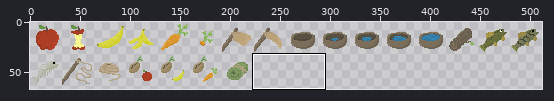
Edited in one commit: sprite sheet (Resources/Textures/Textures_Icones.png). The picture above shows the old version from afar; the outline marks the close-up.
Close-up. As it was:
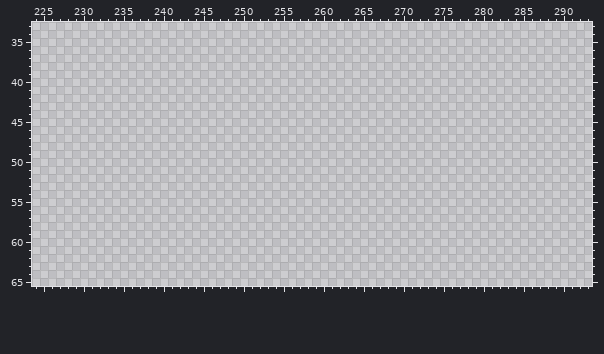
The file is 512x512 pixels. Colours within 5 levels of each other are drawn and written as one. Shown: x 224..293, y 33..65. The wide view leaves out empty margins.
Palette (. is transparent): 
The same view after the edit:
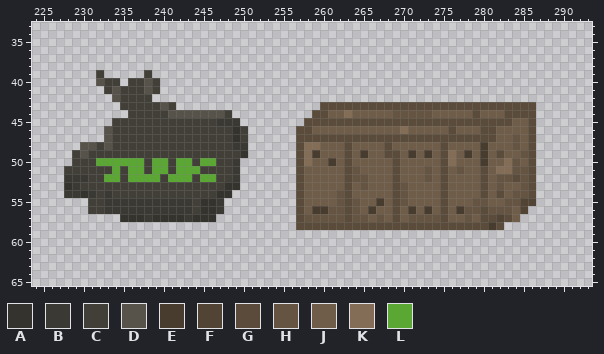
Colours new in this view: A #35332e  B #3b3933  C #423f39  D #57534b  E #483c2f  F #514435  G #5a4b3b  H #655442  J #705d49  K #846d56  L #5aa734
Commit: Added compost box and bag item icons
What changed:
Changed rows in their new state; - is an unchanged pixel.
first column x 228:
39 ----C-----C------------------------------------------------
40 ----DCC-CCDC-----------------------------------------------
41 -----CDCCCDC-----------------------------------------------
42 ------DCCCC------------------------------------------------
43 -------CCCCCDC------------------GGGGGGGGGGGGGGGGGGGGGGGGGGG
44 --------CCCCCDDDDDDDC----------GGJJKJJJJJHHHHHJJJJJGJJJGGGG
45 ------CCCCCCCCCCCCCBBB--------GGGGGGGGGGGGGGGGGGGGGGGGGGJJG
46 -----DCCCCCCCCCCCCCCCAC------GGJJJJJJJJJJJKJJJJJGJJJGGJJJJG
47 -----DCCCCCCCCCCCCCCCAC------GGGGGGGGGGGGGGGGGGGGGGGGGJJHJG
48 --DDCDCCCCCCCCCCCCCCCBB------GKKJJJGJJJJGJJJJJJGJJJJEJJJHJG
49 -CDCCCCCCCCCCCCCCCCCCCA------GKEJJJGJEJJGGJEJEJGKJEJEJGJJHG
50 -CCCLLLLLLCLLCLLCLLCCB-------GKJJEJGJJJJJGJJJJJGKJJJEJJKHJG
51 CCCCCCLCLLCLLCLLLCCCCB-------GJJJJJGHJJJJGJJJHJGJHJJGJKKHHG
52 BBBCCLLCLLLLCLLLCLLCCB-------GJJJJJGHHJJJGJJJHJGJJJJGJHHGHG
53 ABCCCCCCCCCCCCCCCCCCAA-------GJJJJJGJHJJJGHJJJJGJJJJGJHJJHG
54 BBABCBCCCCCCCCCCCCCAA--------GJJJJHGJJJJJGHJJJJGJJJJGJGJHHG
55 ---CCBBBBBBBBBBBCAAB---------GJJJJHGHJJEJGHJJJJGJJJHHJJHHFF
56 ---CCBBBBBBBBBBBCAAB---------GJEEHHGHJEJJGJEJEJGJEHHGHHHJF-
57 -------AAABAAAABAAA----------GHHHHHGHHJHJGJHHHHGJJHJGGFGJ--
58 -----------------------------GGGGGGGGGGGGGGGGGGGGGGGGEG----
